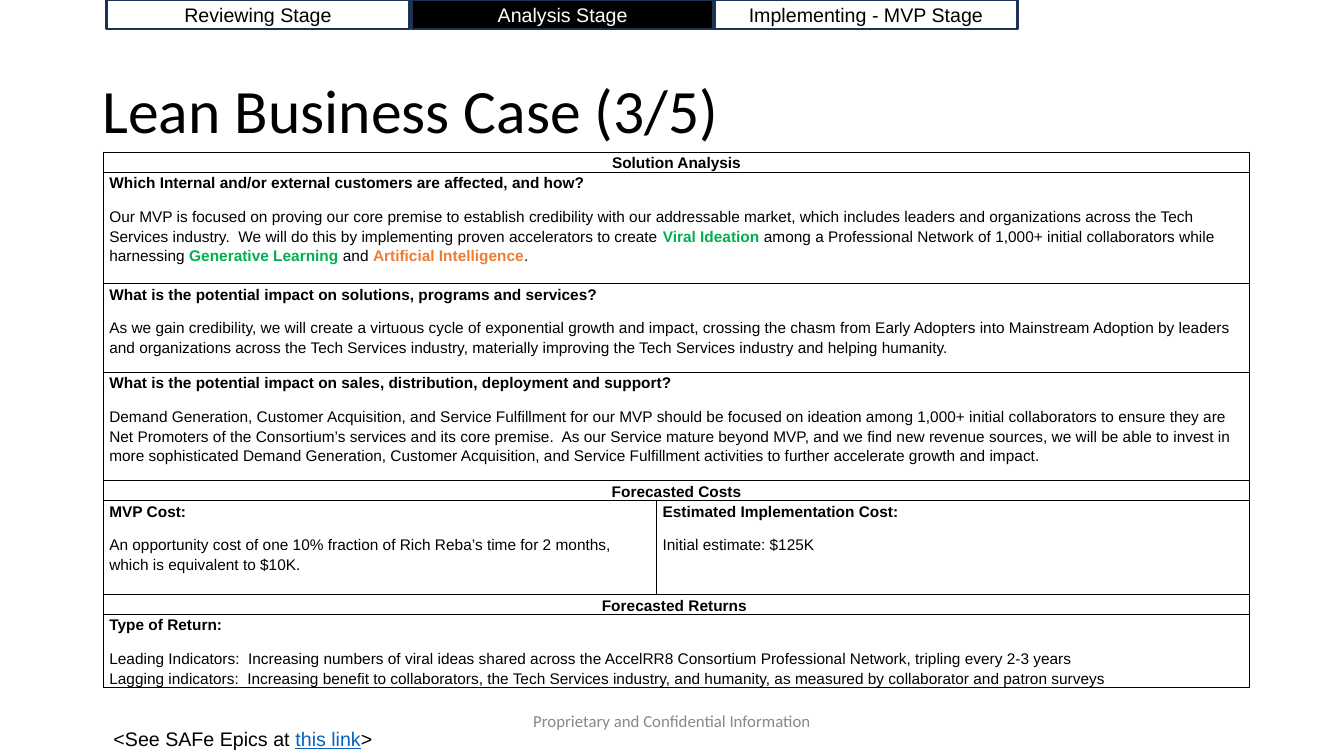
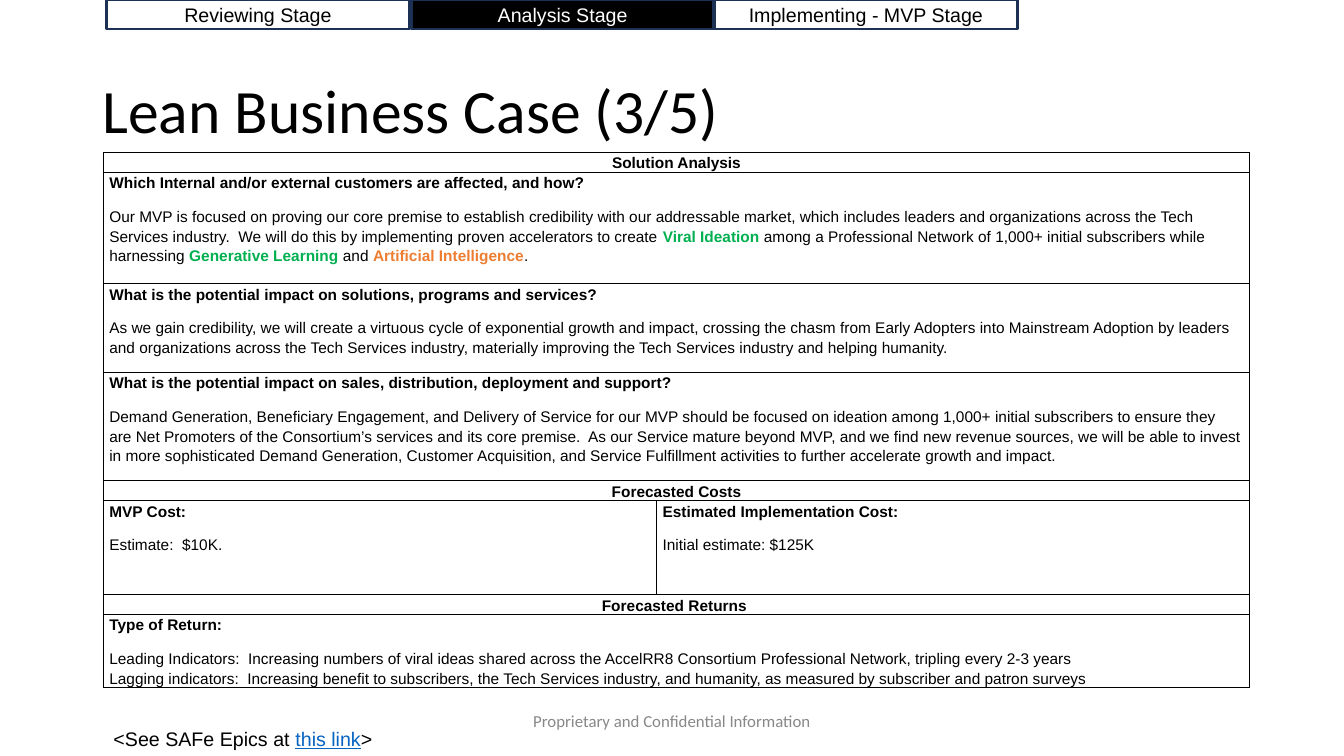
Before and after one commit to AccelRR8-Consortium-NonProfit/Management-Public, a slide deck: slide 10 of docs/2_Value_Creation/2a_Product/Open Knowledge Sharing/Open Knowledge Sharing v1 Lean Business Case.pptx. Drawn at 1344x756 pixels with LibreOffice and Linux fonts; fonts in the diff are those of the drawing; background and template pictures are left out. Boxes give left, top, right and bottom in pixels: in the first picture for what was removed or moved away, otherwise in the second. Text is boxed around its words. In the diff, an @@ line names an element or a change of style, - is before the commit and + after.

Commit message:
Update Professional Networking and Open Knowledge Sharing Services' Lean Business Cases

```diff
--- a/docs/2_Value_Creation/2a_Product/Open Knowledge Sharing/Open Knowledge Sharing v1 Lean Business Case.pptx
+++ b/docs/2_Value_Creation/2a_Product/Open Knowledge Sharing/Open Knowledge Sharing v1 Lean Business Case.pptx
@@ table at [104,152,1250,691] @@
-row 2, column 1: Which Internal and/or external customers are affected, and how? / Our MVP is focused on proving our core premise to establish credibility with our addressable market, which includes leaders and organizations across the Tech Services industry. We will do this by implementing proven accelerators to create Viral Ideation among a Professional Network of 1,000+ initial collaborators while harnessing Generative Learning and Artificial Intelligence.
+row 2, column 1: Which Internal and/or external customers are affected, and how? / Our MVP is focused on proving our core premise to establish credibility with our addressable market, which includes leaders and organizations across the Tech Services industry. We will do this by implementing proven accelerators to create Viral Ideation among a Professional Network of 1,000+ initial subscribers while harnessing Generative Learning and Artificial Intelligence.
-row 4, column 1: What is the potential impact on sales, distribution, deployment and support? / Demand Generation, Customer Acquisition, and Service Fulfillment for our MVP should be focused on ideation among 1,000+ initial collaborators to ensure they are Net Promoters of the Consortium’s services and its core premise. As our Service mature beyond MVP, and we find new revenue sources, we will be able to invest in more sophisticated Demand Generation, Customer Acquisition, and Service Fulfillment activities to further accelerate growth and impact.
+row 4, column 1: What is the potential impact on sales, distribution, deployment and support? / Demand Generation, Beneficiary Engagement, and Delivery of Service for our MVP should be focused on ideation among 1,000+ initial subscribers to ensure they are Net Promoters of the Consortium’s services and its core premise. As our Service mature beyond MVP, and we find new revenue sources, we will be able to invest in more sophisticated Demand Generation, Customer Acquisition, and Service Fulfillment activities to further accelerate growth and impact.
-row 6, column 1: MVP Cost: / An opportunity cost of one 10% fraction of Rich Reba’s time for 2 months, which is equivalent to $10K.
+row 6, column 1: MVP Cost: / Estimate: $10K.
-row 8, column 1: Type of Return: / Leading Indicators: Increasing numbers of viral ideas shared across the AccelRR8 Consortium Professional Network, tripling every 2-3 years Lagging indicators: Increasing benefit to collaborators, the Tech Services industry, and humanity, as measured by collaborator and patron surveys
+row 8, column 1: Type of Return: / Leading Indicators: Increasing numbers of viral ideas shared across the AccelRR8 Consortium Professional Network, tripling every 2-3 years Lagging indicators: Increasing benefit to subscribers, the Tech Services industry, and humanity, as measured by subscriber and patron surveys
```
Also in this commit, not shown: 11 other slides changed, 4 other files.
